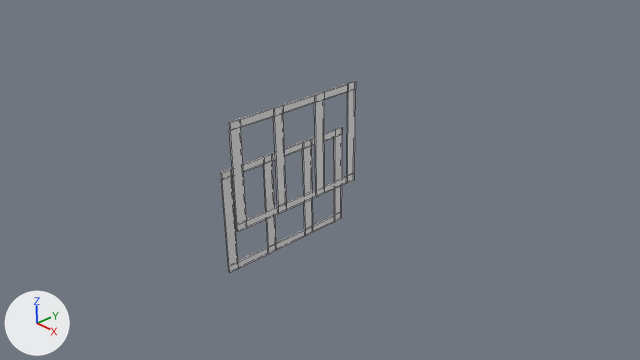
The Blender file window.blend: old version first, new version second.
Both versions are drawn from the file's camera 'Camera'. Every picture has the same lights, and +X, +Y and +Z are marked at lower left. Mesh edges are drawn as thin lines.

Objects in the first picture: 'Window.000', 'Window.002'.
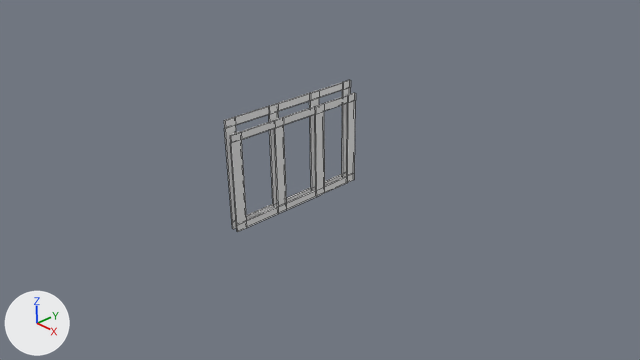
Commit message: Add Top of the Window

Scene script edits in JSON lines:
```json
{"block": "me_window_002", "where": "me_window_002.from_pydata(...)  # 66 vertices, 68 faces, 1 loose edge; spans x 0.0..0.5, y -1.25..1.25, z 0.0..1.75"}
{"block": "me_window_002", "where": "# used by ob_window_002; location = (0.0, 0.0, 0.0)"}
{"block": "me_window_002", "change": "me_window_002 part 1: all 32 vertices in x 0.0..0.03, y -1.25..1.25, z 1.63..1.75 are moved by (0.0, 0.0, -0.19)"}
{"op": "remove", "block": "ob_window_000", "code": ["ob_window_000 = bpy.data.objects.new('Window.000', me_window_003)", "ob_window_000.location = (0.0, 0.0, 0.0)"]}
{"op": "add", "block": "ob_reference", "code": ["ob_reference = bpy.data.objects.new('Reference', me_window_002.copy())  # the mesh of ob_window_002", "ob_reference.location = (-0.11, 0.0, 0.0)"]}
```

Changed parts and their boxes [x1, y1, x2, y2] in the pictures (640 x 360 px; the box of a moved part takes in the faces that stretch with it):
```json
{"object": "Window.002", "change": "reshaped", "before": [229, 82, 356, 232], "after": [230, 93, 356, 232], "on screen": "7% shorter"}
{"object": "Window.000", "change": "deleted", "before": [220, 127, 342, 273]}
{"object": "Reference", "change": "added", "after": [224, 80, 351, 229]}
{"part": 1, "of": "me_window_002", "change": "moved or reshaped", "before": [229, 82, 356, 225], "after": [230, 93, 356, 225]}
```
